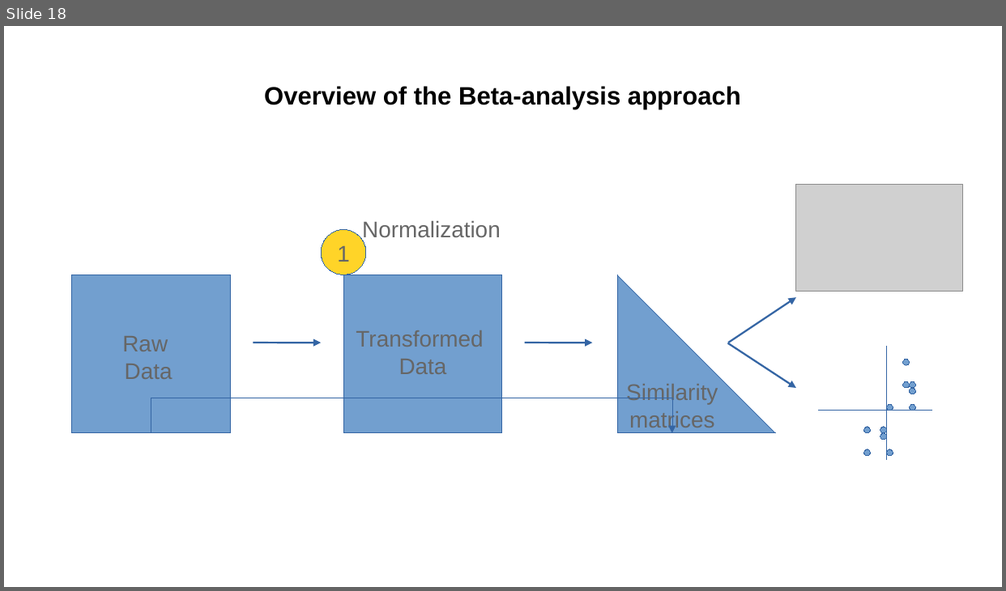
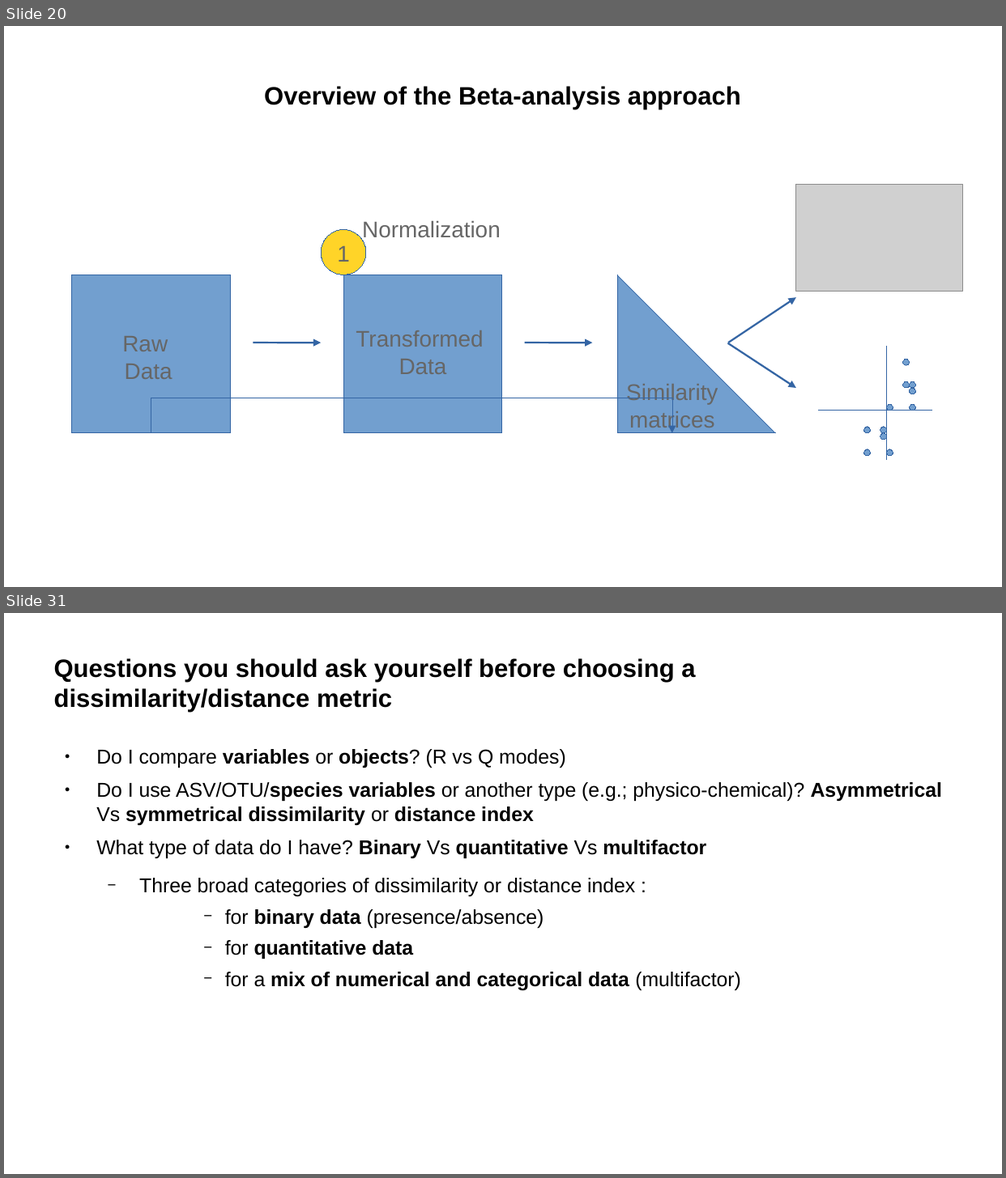
Before and after one commit to vincentmanz/Metagenomics_2024, a slide deck: Day_2/diversity indices.odp. Shown one above the other, each under a label of ours: slide 18 before the commit, slides 20 and 31 after it; the slides between them are not shown. The pictures are 1006x591 and 1006x1178 pixels, drawn with LibreOffice and Linux fonts; fonts in the diff are those of the drawing; grey boxes stand for pictures. Boxes give left, top, right and bottom in pixels: in the first picture for what was removed or moved away, otherwise in the second. Text is boxed around its words. In the diff, an @@ line names an element or a change of style, - is before the commit and + after.

```diff
--- a/Day_2/diversity indices.odp
+++ b/Day_2/diversity indices.odp
@@ slide 31 added at box(4, 613, 1002, 1174), background #FFFFFF @@
@@ title added at box(54, 658, 695, 712), 20 pt, text #000000, bold @@
+Questions you should ask yourself before choosing a
+dissimilarity/distance metric
@@ text added at box(96, 749, 942, 991), 16 pt, text #000000 @@
+● Do I compare variables or objects? (R vs Q modes)
+● Do I use ASV/OTU/species variables or another type (e.g.; physico-chemical)? Asymmetrical Vs symmetrical dissimilarity or distance index
+● What type of data do I have? Binary Vs quantitative Vs multifactor
+  − Three broad categories of dissimilarity or distance index :
+      − for binary data (presence/absence)
+      − for quantitative data
+      − for a mix of numerical and categorical data (multifactor)
@@ what was slide 18 is now slide 20 @@
```
Also in this commit, not shown: 9 slides changed, 17 other slides added, 7 slides removed, 1 other file.
